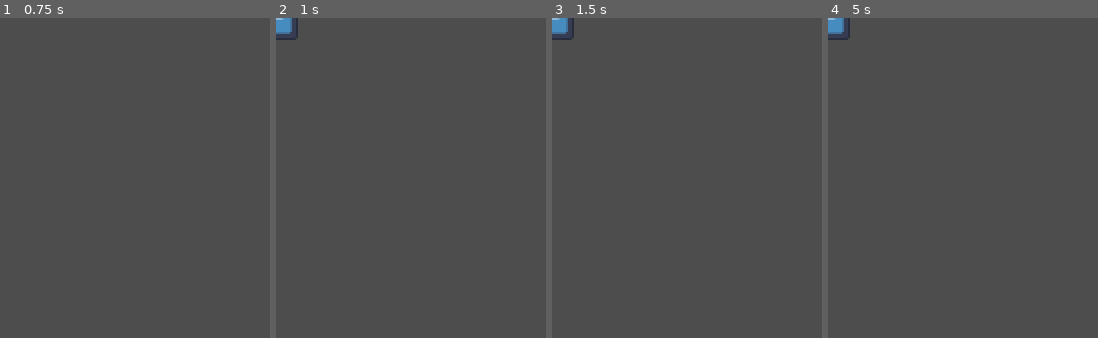
Above: before the commit, frames 1-4 (left to right).
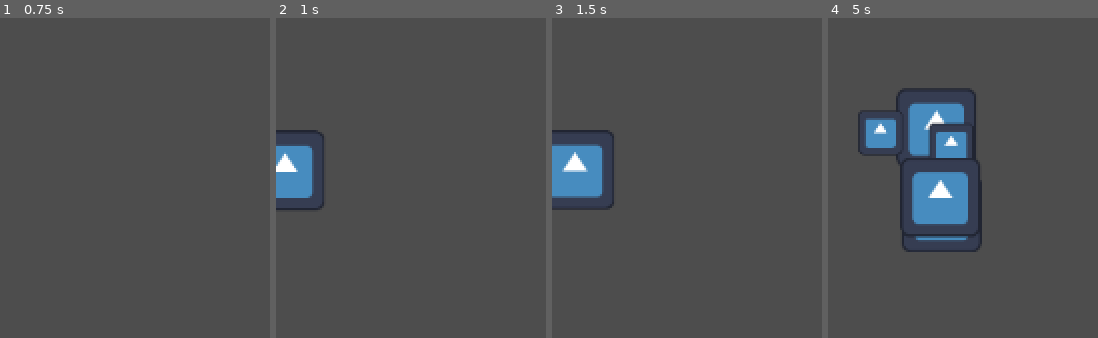
Above: after the commit, the same moments.

Repository: turbohermit/femovico
Game: Godot game, scene res://Example/Scenes/scene_example.tscn
Same seed, same stepped clock (60 frames per second), same inputs: the game is played once before the commit and once after it. The engine's default icon, where the game draws it, is replaced by a stand-in: a white triangle on a blue panel in a dark square.
Inputs (mouse positions are in pixels of both pictures, inside the frame that each line leads up to):
- Up to frame 1 (0.75 s): tap Enter at 0.5 s; move the mouse to (outside the picture) at 0.52 s; click (outside the picture) at 0.67 s
- Up to frame 2 (1 s): no input
- Up to frame 3 (1.5 s): move the mouse to (outside the picture) at 1.27 s; click (outside the picture) at 1.42 s
- Up to frame 4 (5 s): move the mouse to (outside the picture) at 2.02 s; click (outside the picture) at 2.17 s; move the mouse to (outside the picture) at 2.77 s; click (outside the picture) at 2.92 s; move the mouse to (outside the picture) at 3.52 s; click (outside the picture) at 3.67 s; move the mouse to (outside the picture) at 4.27 s; click (outside the picture) at 4.42 s

Frame 1 is identical in both runs. In frame 2, 3.2% of the frame differs, in the area x 0-18%, y 0-60%; in frame 3, 4.2%; in frame 4, 11%, in the area x 0-58%, y 0-74%.

Commit message:
* [example] fix spawn controller not tracking views

Diff:
--- a/Example/Scripts/Controllers/SpawnController.gd
+++ b/Example/Scripts/Controllers/SpawnController.gd
@@ -24,6 +24,9 @@
 	m_spawnerModel.update_tick(p_deltaTime)
 
 func on_spawn_received():
+	if m_liveEnemiesModel.Count >= m_spawnerResource.MaximumLivingSpawns:
+		return
+
 	var index = m_spawnerModel.pick_creature_index()
 	var creature: CreatureModelResource = m_spawnerResource.get_creature(index)
 
@@ -33,6 +36,7 @@
 	model.on_knocked_out.connect(on_knocked_out_received)
 	model.on_updated.connect(on_updated_received)
 
+	m_viewToModel[view] = model
 	m_liveEnemiesModel.add_enemy(model)
 
 func on_updated_received(p_model: EnemyModel):
